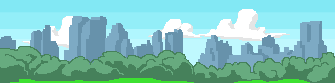
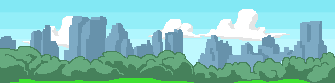
Revision of a layered 335 x 83 image; what changed, layer by layer:
painted on "bgtrees" over left=78, top=50, right=334, bottom=68
